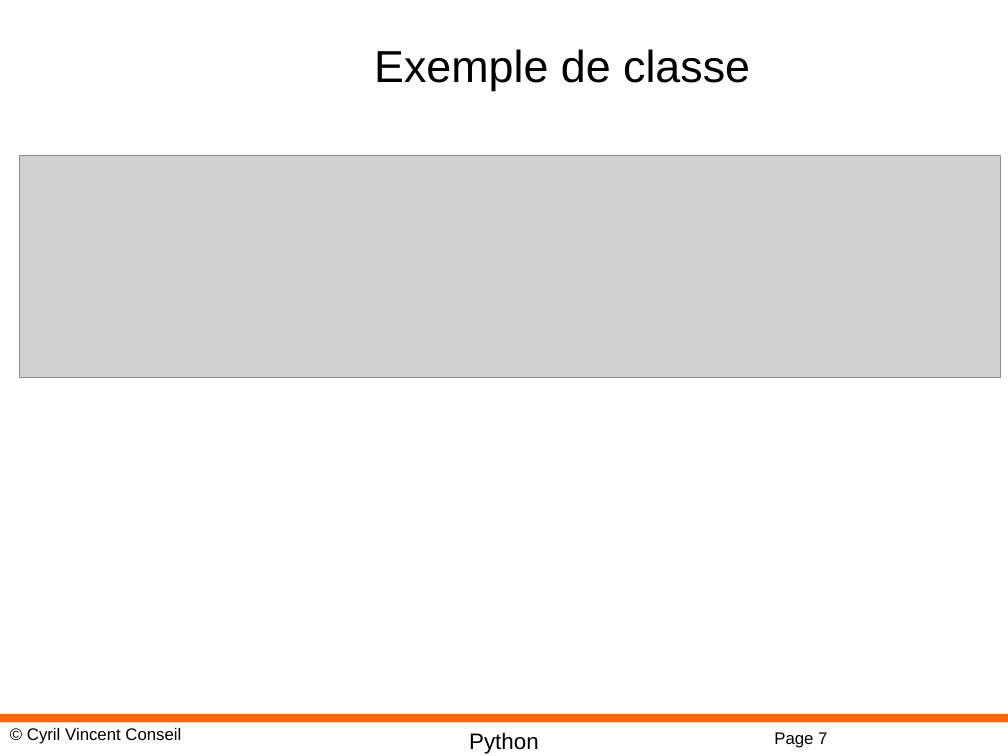
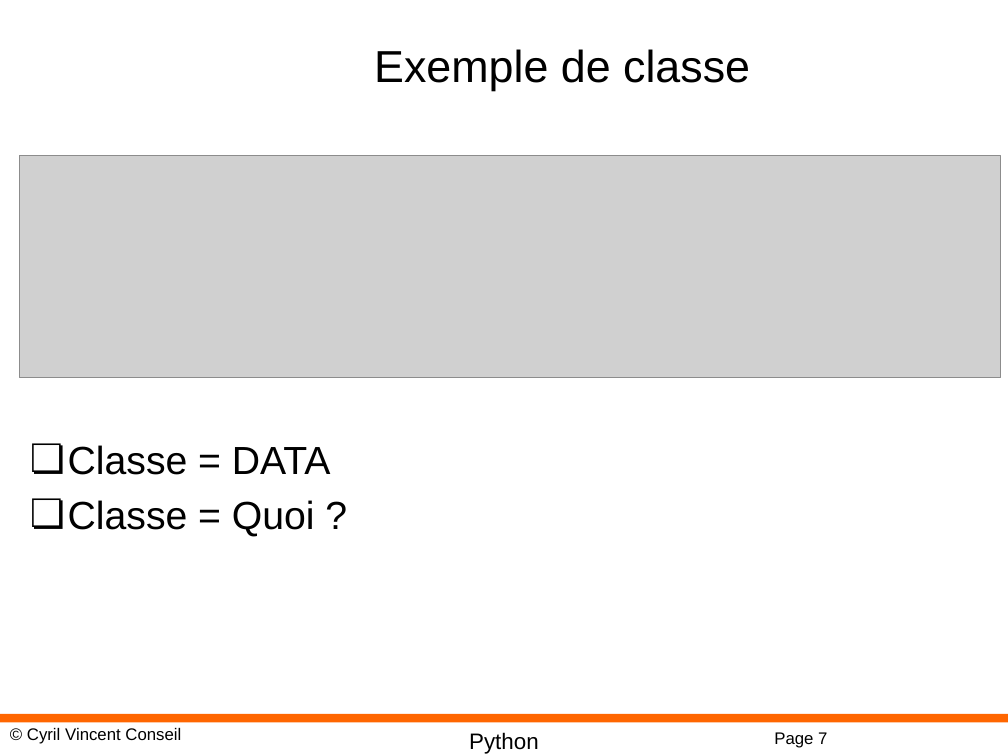
Before and after one commit to cyrilvincent/python-advanced, a slide deck: slide 7 of PPT/Python08-OO.pptx. Drawn at 1008x756 pixels with LibreOffice and Linux fonts; fonts in the diff are those of the drawing; grey boxes stand for pictures; background and template pictures are left out. Boxes give left, top, right and bottom in pixels: in the first picture for what was removed or moved away, otherwise in the second. Text is boxed around its words. In the diff, an @@ line names an element or a change of style, - is before the commit and + after.

```diff
--- a/PPT/Python08-OO.pptx
+++ b/PPT/Python08-OO.pptx
@@ text added at (x1=68, y1=445, x2=331, y2=537), 28 pt, text #000000 @@
+❏ Classe = DATA
+❏ Classe = Quoi ?
```
Also in this commit, not shown: 1 other slide changed, 3 other files.
